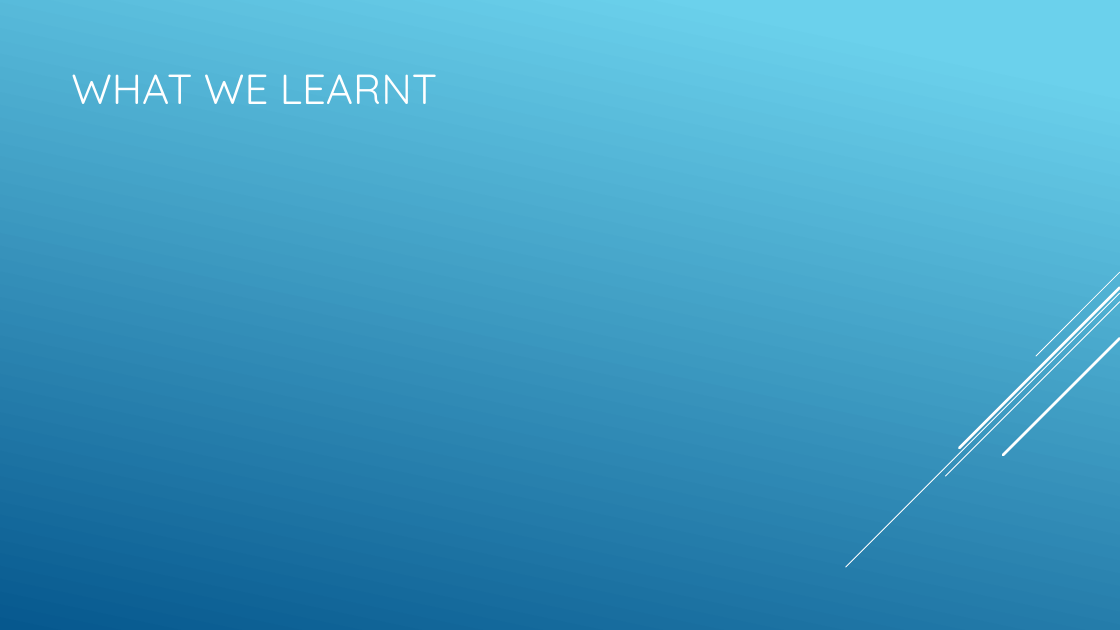
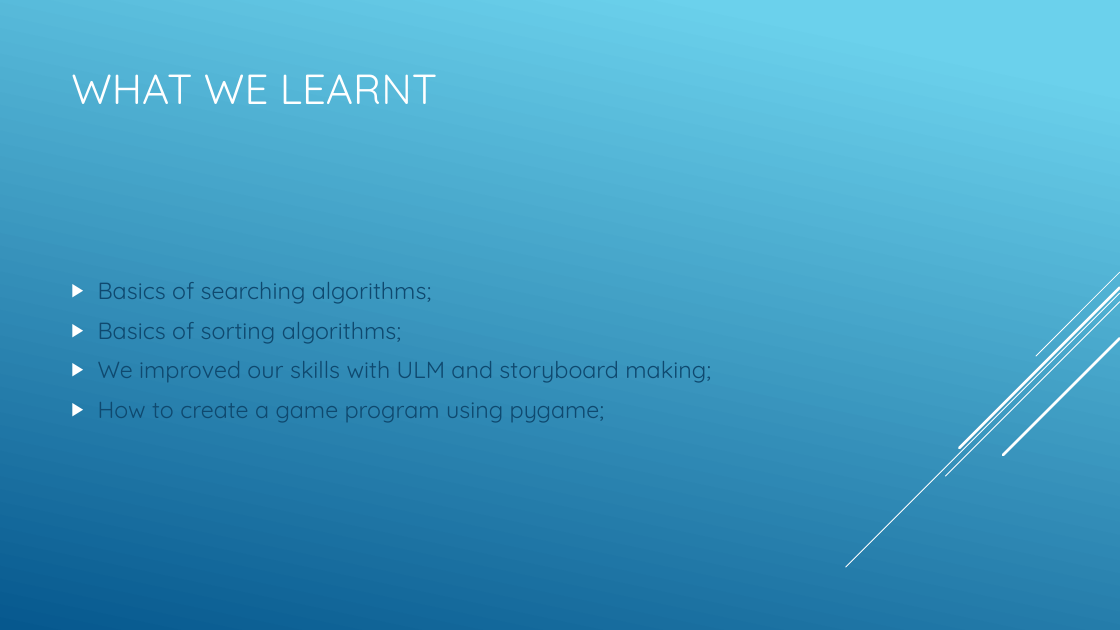
Before and after one commit to LivetaM/C6Group, a slide deck: slide 6 of Group.c6.project.presentation.pptx. Drawn at 1120x630 pixels with LibreOffice and Linux fonts; fonts in the diff are those of the drawing. Boxes give left, top, right and bottom in pixels: in the first picture for what was removed or moved away, otherwise in the second. Text is boxed around its words. In the diff, an @@ line names an element or a change of style, - is before the commit and + after.

```diff
--- a/Group.c6.project.presentation.pptx
+++ b/Group.c6.project.presentation.pptx
@@ text added at [98,282,711,423], 20 pt, text #0F496F @@
+▶ Basics of searching algorithms;
+▶ Basics of sorting algorithms;
+▶ We improved our skills with ULM and storyboard making;
+▶ How to create a game program using pygame;
```
Also in this commit, not shown: 3 other slides changed.
